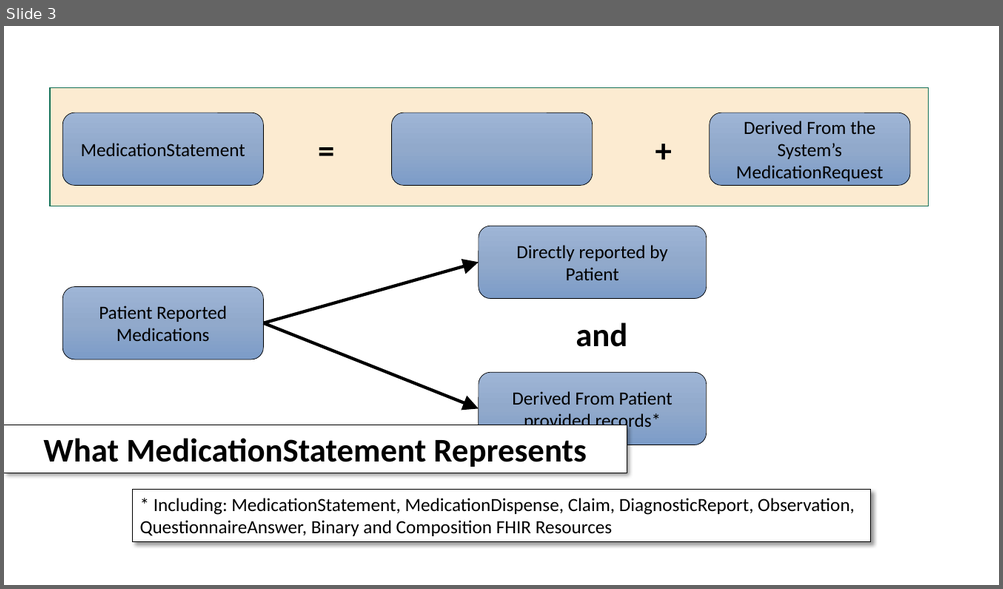
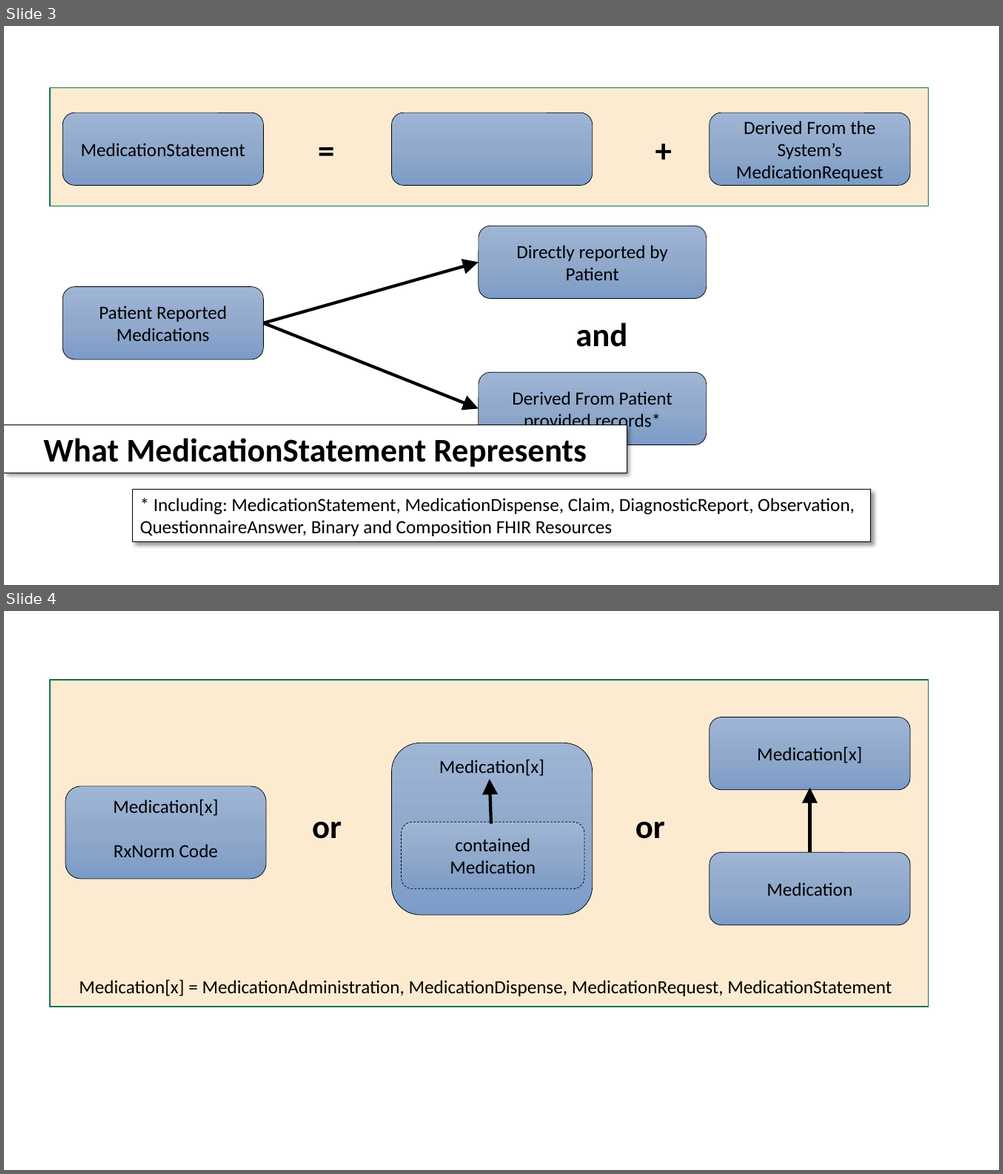
Before and after one commit to HL7/FHIR-ONC-Meds, a slide deck: Presentation1.pptx. Shown one above the other, each under a label of ours: slide 3 before the commit, slides 3 and 4 after it. The pictures are 1003x589 and 1003x1174 pixels, drawn with LibreOffice and Linux fonts; fonts in the diff are those of the drawing. Boxes give left, top, right and bottom in pixels: in the first picture for what was removed or moved away, otherwise in the second. Text is boxed around its words. In the diff, an @@ line names an element or a change of style, - is before the commit and + after.

```diff
--- a/Presentation1.pptx
+++ b/Presentation1.pptx
@@ slide 4 added at box(4, 611, 999, 1170), background #FFFFFF @@
@@ rectangle added at box(51, 680, 928, 1006), fill #FCEBD1, outline #157259 1 pt @@
@@ rounded rectangle added at box(709, 717, 910, 789), fill gradient #9EB5D6 to #91AACC to #7D9DC8, outline #000000 0.5 pt, 18 pt, text #000000 @@
+Medication[x]
@@ rounded rectangle added at box(391, 743, 592, 915), fill gradient #9EB5D6 to #91AACC to #7D9DC8, outline #000000 0.5 pt, 18 pt, text #000000 @@
+Medication[x]
@@ rounded rectangle added at box(65, 786, 266, 879), fill gradient #9EB5D6 to #91AACC to #7D9DC8, outline #000000 0.5 pt, 18 pt, text #000000 @@
+Medication[x]
+RxNorm Code
@@ arrow added from (491, 823) to (489, 779), #000000 3 pt @@
@@ arrow added from (810, 853) to (810, 788), #000000 3 pt @@
@@ text added at box(312, 822, 341, 839), 32 pt, text #000000, bold @@
+or
@@ rounded rectangle added at box(401, 822, 583, 889), fill gradient #9EB5D6 to #91AACC to #7D9DC8, outline #000000 0.5 pt dashed, 18 pt, text #000000 @@
+contained Medication
@@ text added at box(635, 822, 665, 839), 32 pt, text #000000, bold @@
+or
@@ rounded rectangle added at box(709, 853, 910, 925), fill gradient #9EB5D6 to #91AACC to #7D9DC8, outline #000000 0.5 pt, 18 pt, text #000000 @@
+Medication
@@ text added at box(79, 980, 891, 997), 18 pt, text #000000 @@
+Medication[x] = MedicationAdministration, MedicationDispense, MedicationRequest, MedicationStatement
```
Also in this commit, not shown: 1 slide removed, 22 other files.
